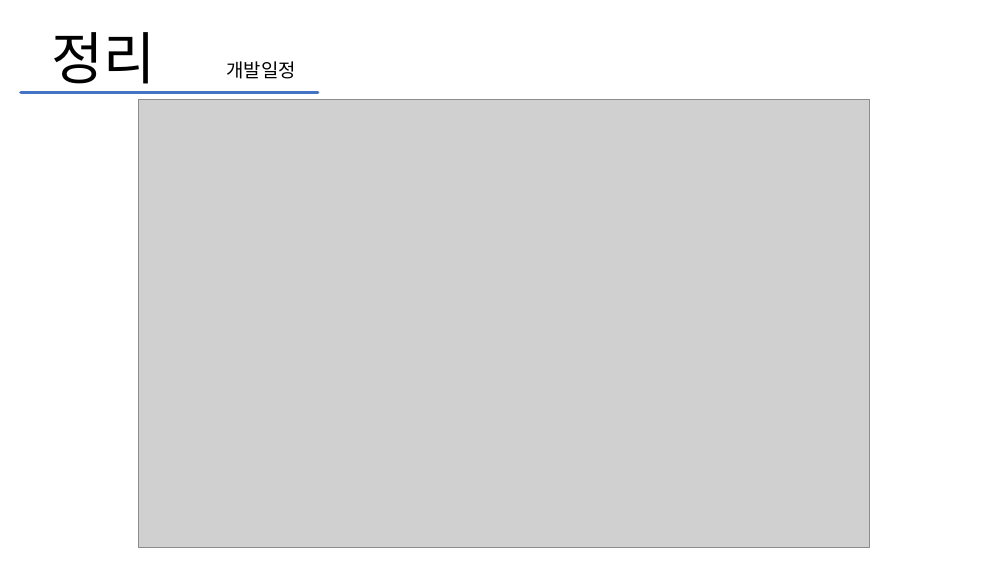
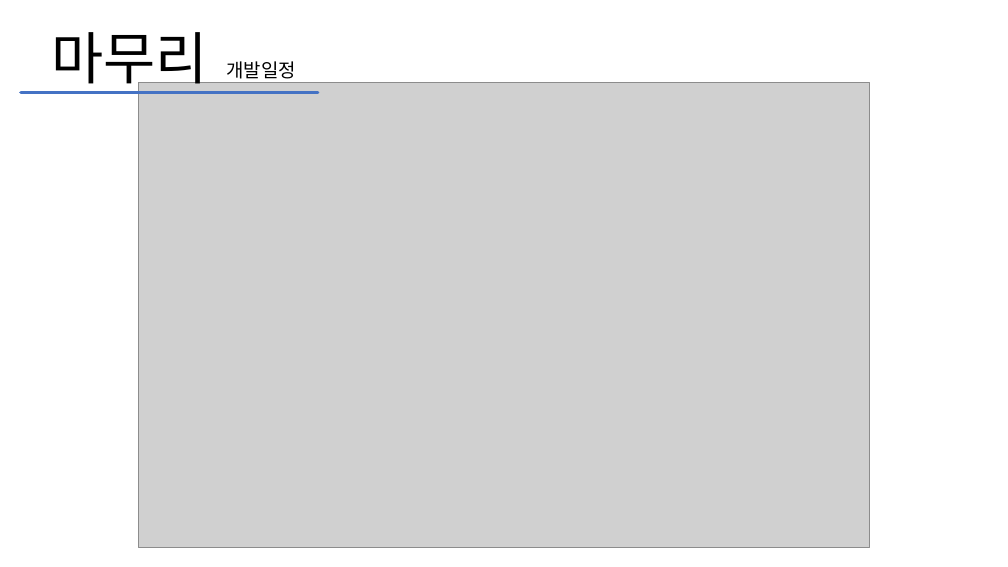
Before and after one commit to Thejiney/1stPersonalProject, a slide deck: slide 35 of 스마트팩토리혁신을 위한 AI 솔루션 개발자 양성과정 1st personal.pptx (slide 32 before the commit). Drawn at 1008x567 pixels with LibreOffice and Linux fonts; fonts in the diff are those of the drawing; grey boxes stand for pictures. Boxes give left, top, right and bottom in pixels: in the first picture for what was removed or moved away, otherwise in the second. Text is boxed around its words. In the diff, an @@ line names an element or a change of style, - is before the commit and + after.

```diff
--- a/스마트팩토리혁신을 위한 AI 솔루션 개발자 양성과정 1st personal.pptx
+++ b/스마트팩토리혁신을 위한 AI 솔루션 개발자 양성과정 1st personal.pptx
@@ text at bbox=[51, 32, 207, 93]: text changed @@
-정리
+마무리
@@ picture: place and size @@
-picture at bbox=[138, 100, 870, 547]
+picture at bbox=[138, 82, 870, 547]
```
Also in this commit, not shown: 3 other slides changed, 3 slides added, 3 other files.
